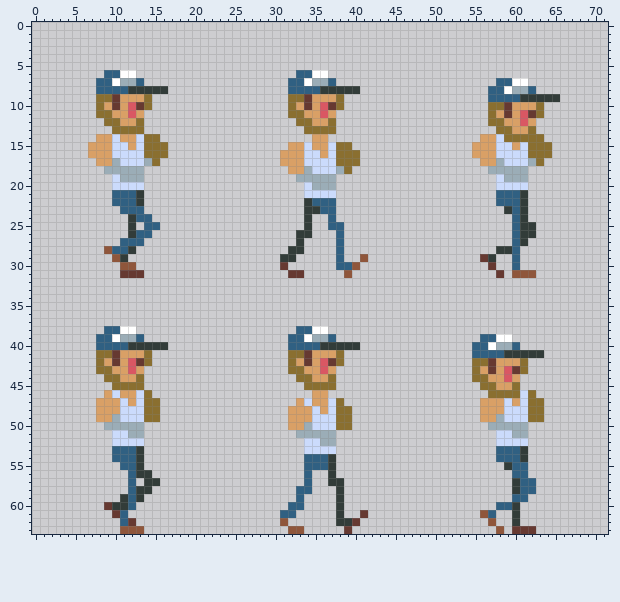
Edited in one commit: sprite sheet (Assets/Art/MoverA/MoverAWalk.png). The picture above was drawn from the file before the commit.
The file is 72x64 pixels.
The same view after the edit:
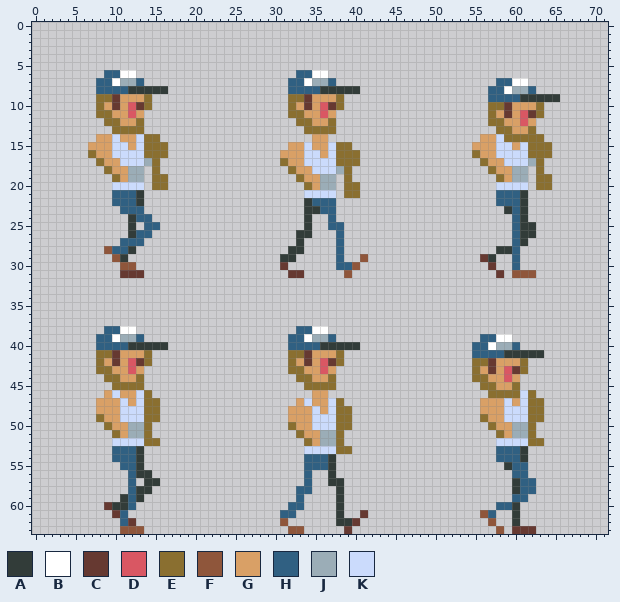
Palette (. is transparent): A #323c39  B #ffffff  C #663931  D #d95763  E #8a6f30  F #8f563b  G #d9a066  H #306082  J #9badb7  K #cbdbfc
Diff:
y 16: x 7 G -> E; x 55 G -> E
y 17: x 8 G -> E; x 10 J -> G; x 31 G -> E; x 56 G -> E; x 58 J -> G
y 18: x 9..11 JJJ -> EGG; x 15 . -> E; x 32 G -> E; x 34 J -> G; x 57..59 JJJ -> EGG; x 63 . -> E
y 19: x 10..11 KJ -> EG; x 15..16 .. -> EE; x 33..35 JJJ -> EGG; x 39 . -> E; x 58..59 KJ -> EG; x 63..64 .. -> EE
y 20: x 15..16 .. -> EE; x 34..35 KJ -> EG; x 39..40 .. -> EE; x 63..64 .. -> EE
y 21: x 39..40 .. -> EE
y 49: x 8 G -> E; x 10 J -> G; x 56 G -> E; x 58 J -> G
y 50: x 9..11 JJJ -> EGG; x 14 . -> E; x 32 G -> E; x 34 J -> G; x 57..59 JJJ -> EGG; x 62 . -> E
y 51: x 10..11 KK -> EG; x 14 . -> E; x 33..35 JJJ -> EGG; x 38 . -> E; x 58..59 KK -> EG; x 62 . -> E
y 52: x 14..15 .. -> EE; x 34..35 KK -> EG; x 38 . -> E; x 62..63 .. -> EE
y 53: x 38..39 .. -> EE
